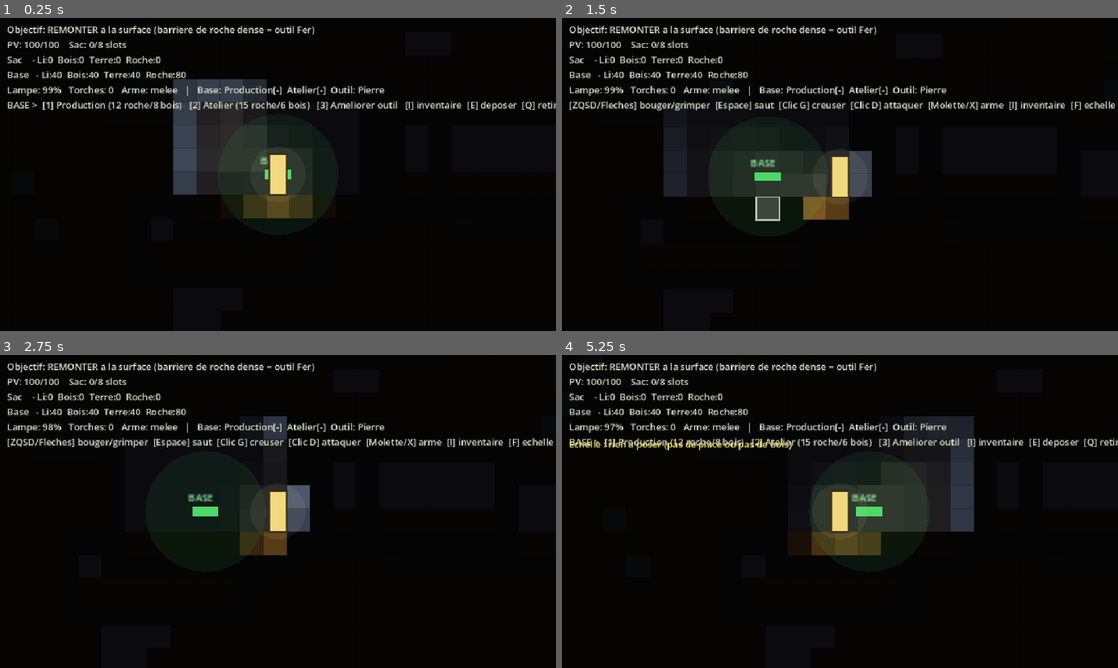
Above: before the commit, frames 1-4 (two rows, left to right).
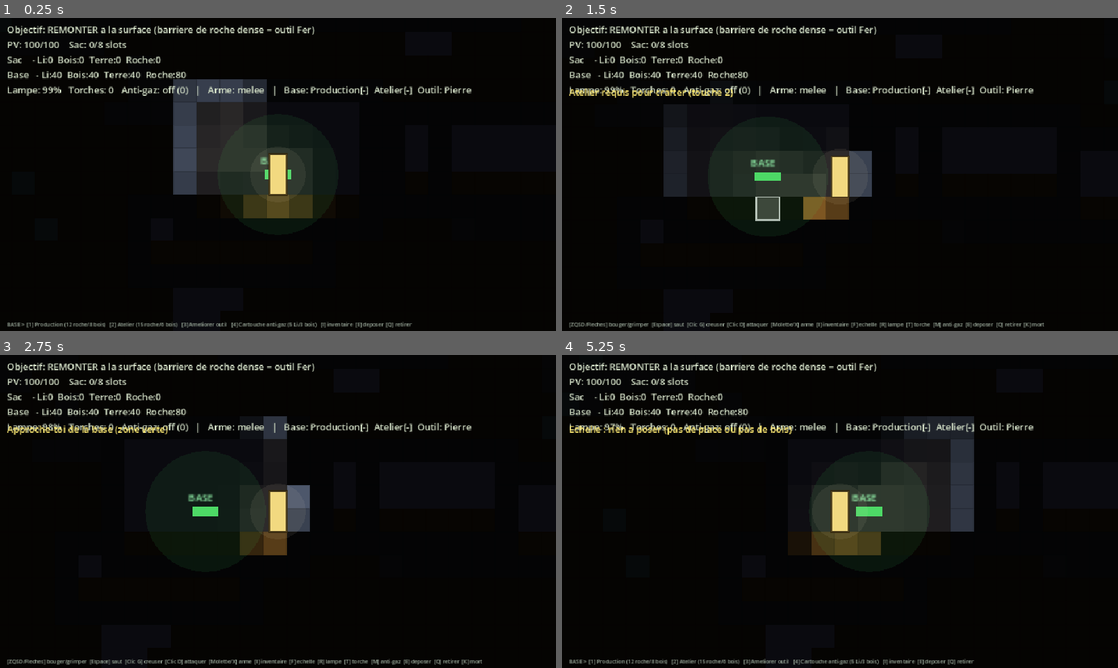
Above: after the commit, the same moments.

Repository: MrAuGIR/lesEnfouis
Game: Godot game, scene res://main.tscn
Same seed, same stepped clock (60 frames per second), same inputs: the game is played once before the commit and once after it.
Inputs (mouse positions are in pixels of both pictures, inside the frame that each line leads up to):
- Up to frame 1 (0.25 s): no input
- Up to frame 2 (1.5 s): tap Enter at 0.5 s; move the mouse to (962, 158) at 0.52 s; hold D 0.53-1.25 s; tap M at 0.6 s; click (962, 158) at 0.67 s; tap Space at 0.77 s; tap 4 at 0.8 s; drag from (728, 190) to (812, 237) at 1.27 s
- Up to frame 3 (2.75 s): move the mouse to (333, 442) at 2.02 s; hold D from 2.03 s (still down); tap M at 2.1 s; tap 4 at 2.3 s
- Up to frame 4 (5.25 s): release D at 2.75 s; tap Space at 2.75, 3.77 s; drag from (812, 574) to (673, 464) at 2.77 s; move the mouse to (1006, 558) at 3.52 s; hold A 3.53-4.25 s; tap R at 3.6 s; tap 4 at 3.8 s; drag from (673, 464) to (756, 433) at 4.27 s; move the mouse to (867, 511) at 5.02 s; hold S from 5.03 s (still down); tap F at 5.1 s; click (867, 511) at 5.17 s

The runs differ from the first frame. In frame 1, 2.9% of the frame differs, in the area x 1-100%, y 21-99%; in frame 2, 3.5%; in frame 3, 3.5%; in frame 4, 3.6%.

Commit message:
[proto] J7 gaz toxique de surface + nettoyage HUD
Gaz toxique pres de la surface (climax) : DoT continu (-9 PV/s) au-dessus de
GAS_FLOOR_ROW. Protection = eclairage anti-pollution (touche M) qui immunise tant
qu'il reste des cartouches ; chaque seconde dans le gaz en consomme. Cartouches
craftees a l'atelier (touche 4, 5 lithium + 3 bois = 25 s). Demarrage a 0 = vrai
palier (s'empile sur le gate outil Fer de la barriere). Voile gris-jaune au rendu,
indicateur + alerte au HUD.

HUD : raccourcis sortis dans un label dedie a petite police (taille 9) ancre en
bas de l'ecran ; message de resultat d'action descendu sous le bloc stats. Plus
de chevauchement.

Diff:
--- a/prototype/scripts/Game.gd
+++ b/prototype/scripts/Game.gd
@@ -102,6 +102,16 @@
 const BAND_H := 4                 # épaisseur de la barrière (tuiles)
 const EXIT_HALF := 4              # demi-largeur de la zone de SORTIE en surface (tuiles)
 
+# --- Gaz toxique de surface (climax, J7) ------------------------------------
+# Près de la surface, des gaz de pollution infligent des dégâts continus (DoT).
+# On s'en protège avec un éclairage anti-pollution : activable (touche M), il
+# rend IMMUNISÉ tant qu'il reste des cartouches, craftées à l'atelier (touche 4).
+# Chaque seconde passée dans le gaz consomme la protection (charges limitées).
+const GAS_FLOOR_ROW := AIR_ROWS + 20  # tuiles AU-DESSUS de cette rangée = zone de gaz
+const GAS_DPS := 9.0                  # PV/s perdus dans le gaz sans protection
+const ANTIPOL_PER_CHARGE := 25.0      # secondes de protection par cartouche craftée
+const COST_ANTIPOL := {"lithium": 5, "wood": 3}  # coût d'une cartouche (atelier)
+
 # Types de tuile
 const EMPTY := 0
 const DIRT := 1
@@ -136,6 +146,11 @@
 var lamp_fuel := LAMP_AUTONOMY    # carburant restant (secondes)
 var lamp_factor := 1.0            # 0..1 : intensité de la lampe selon le carburant
 var torches: Array[Vector2i] = [] # torches posées (sécurisent un chemin)
+
+# Gaz toxique (J7) : protection anti-pollution = pool de secondes (cartouches).
+var antipol_fuel := 0.0           # secondes de protection restantes
+var antipol_on := false           # éclairage anti-pollution activé ?
+var was_in_gas := false           # pour signaler l'entrée dans la zone de gaz
 
 var hp := MAX_HP
 # Stock de départ — CONFORT DE TEST (prototype) : permet de construire/améliorer
@@ -175,6 +190,7 @@
 
 var camera: Camera2D
 var hud: Label
+var hint_label: Label   # raccourcis (petite police, en bas de l'écran)
 var msg_label: Label
 var msg_t := 0.0
 var inv_ui: Control
@@ -292,10 +308,17 @@
 	hud.position = Vector2(12, 8)
 	hud.add_theme_color_override("font_color", Color(0.85, 0.9, 0.8))
 	layer.add_child(hud)
+	# Message de résultat d'action (sous le bloc stats, au-dessus des raccourcis)
 	msg_label = Label.new()
-	msg_label.position = Vector2(12, 142)
+	msg_label.position = Vector2(12, 116)
 	msg_label.add_theme_color_override("font_color", Color(1.0, 0.92, 0.45))
 	layer.add_child(msg_label)
+	# Raccourcis : petite police, ancrés en bas de l'écran (960x540)
+	hint_label = Label.new()
+	hint_label.add_theme_font_size_override("font_size", 9)
+	hint_label.add_theme_color_override("font_color", Color(0.62, 0.68, 0.62))
+	hint_label.position = Vector2(12, 522)
+	layer.add_child(hint_label)
 	# Calque d'inventaire (plein écran, masqué par défaut)
 	inv_ui = preload("res://scripts/InvUI.gd").new()
 	inv_ui.game = self
@@ -320,11 +343,16 @@
 	var obj := "Objectif: REMONTER a la surface (barriere de roche dense = outil Fer)"
 	if won:
 		obj = "*** SORTI ! Tu as rejoint la surface ***"
+	elif _in_gas():
+		obj += ("   [GAZ: protege]" if (antipol_on and antipol_fuel > 0.0) else "   !! GAZ TOXIQUE : -PV !!")
 	var weap := "Arme: melee" if weapon == 0 else "Arme: feu (%d mun.)" % ammo
-	var hint := "[ZQSD/Fleches] bouger/grimper  [Espace] saut  [Clic G] creuser  [Clic D] attaquer  [Molette/X] arme  [I] inventaire  [F] echelle  [R] lampe  [T] torche  [E] deposer  [Q] retirer  [K] mort"
+	var antigas := "Anti-gaz: %s (%d)" % ["ON" if antipol_on else "off", _antipol_charges()]
+	var hint := "[ZQSD/Fleches] bouger/grimper  [Espace] saut  [Clic G] creuser  [Clic D] attaquer  [Molette/X] arme  [I] inventaire  [F] echelle  [R] lampe  [T] torche  [M] anti-gaz  [E] deposer  [Q] retirer  [K] mort"
 	if _near_base():
-		hint = "BASE >  [1] Production (12 roche/8 bois)   [2] Atelier (15 roche/6 bois)   [3] Ameliorer outil   [I] inventaire  [E] deposer  [Q] retirer"
-	hud.text = "%s\nPV: %d/%d    %s\nSac    - Li:%d  Bois:%d  T …(63 unchanged characters)… nLampe: %d%%   Torches: %d   %s   |   %s\n%s" % [obj, int(hp), int(MAX_HP), bagline, _bag_count(LITHIUM), _bag_count(WOOD), _bag_count(DIRT), _bag_count(ROCK), store_lithium, store_wood, store_dirt, store_rock, int(lamp_fuel / LAMP_AUTONOMY * 100.0), torches.size(), weap, base_line, hint]
+		hint = "BASE >  [1] Production (12 roche/8 bois)   [2] Atelier (15 roche/6 bois)   [3] Ameliorer outil   [4] Cartouche anti-gaz (5 Li/3 bois)   [I] inventaire  [E] deposer  [Q] retirer"
+	hud.text = "%s\nPV: %d/%d    %s\nSac    - Li:%d  Bois:%d  T …(63 unchanged characters)… nLampe: %d%%   Torches: %d   %s   |   %s   |   %s" % [obj, int(hp), int(MAX_HP), bagline, _bag_count(LITHIUM), _bag_count(WOOD), _bag_count(DIRT), _bag_count(ROCK), store_lithium, store_wood, store_dirt, store_rock, int(lamp_fuel / LAMP_AUTONOMY * 100.0), torches.size(), antigas, weap, base_line]
+	if hint_label:
+		hint_label.text = hint
 
 # --- Boucle -----------------------------------------------------------------
 func _physics_process(delta: float) -> void:
@@ -338,6 +366,7 @@
 	_deplete_lamp(delta)
 	_produce(delta)
 	_check_exit()
+	_update_gas(delta)
 	_update_combat(delta)
 	_handle_dig(delta)
 	_update_flashes(delta)
@@ -367,6 +396,54 @@
 func _deplete_lamp(delta: float) -> void:
 	lamp_fuel = maxf(0.0, lamp_fuel - delta)
 	lamp_factor = clampf(lamp_fuel / LAMP_LOW, 0.0, 1.0)
+
+# --- Gaz toxique de surface -------------------------------------------------
+func _in_gas() -> bool:
+	return int(floor(pos.y / TILE)) < GAS_FLOOR_ROW
+
+func _antipol_charges() -> int:
+	return int(ceil(antipol_fuel / ANTIPOL_PER_CHARGE))
+
+func _toggle_antipol() -> void:
+	if antipol_fuel <= 0.0:
+		antipol_on = false
+		_flash_msg("Aucune cartouche anti-gaz (craft a l'atelier : touche 4)")
+		return
+	antipol_on = not antipol_on
+	_flash_msg("Anti-pollution : %s" % ("ACTIVE" if antipol_on else "coupe"))
+
+func _craft_antipol() -> void:
+	if not _near_base():
+		_flash_msg("Approche-toi de la base (zone verte)")
+		return
+	if not has_workshop:
+		_flash_msg("Atelier requis pour crafter (touche 2)")
+		return
+	if not _can_pay(COST_ANTIPOL):
+		_flash_msg("Pas assez en base : il faut 5 lithium + 3 bois")
+		return
+	_pay(COST_ANTIPOL)
+	antipol_fuel += ANTIPOL_PER_CHARGE
+	_flash_msg("Cartouche anti-gaz craftee (%d). Activer : touche M." % _antipol_charges())
+	_update_hud()
+
+func _update_gas(delta: float) -> void:
+	var in_gas := _in_gas()
+	var protected := false
+	if in_gas and antipol_on and antipol_fuel > 0.0:
+		antipol_fuel = maxf(0.0, antipol_fuel - delta)
+		protected = true
+		if antipol_fuel <= 0.0:
+			antipol_on = false
+			_flash_msg("Cartouches anti-gaz EPUISEES !")
+	if in_gas and not protected:
+		_damage(GAS_DPS * delta)
+	if in_gas and not was_in_gas:
+		if protected:
+			_flash_msg("Zone de gaz toxique : protection anti-pollution active")
+		else:
+			_flash_msg("!! GAZ TOXIQUE !! Active l'anti-pollution (M) ou redescends")
+	was_in_gas = in_gas
 
 func _input(event: InputEvent) -> void:
 	if event is InputEventKey and event.pressed and not event.echo:
@@ -390,6 +467,10 @@
 			_toggle_inventory()
 		elif event.keycode == KEY_X or event.physical_keycode == KEY_X:
 			_swap_weapon()
+		elif event.keycode == KEY_M or event.physical_keycode == KEY_M:
+			_toggle_antipol()
+		elif event.keycode == KEY_4 or event.physical_keycode == KEY_4:
+			_craft_antipol()
 		elif event.keycode == KEY_K:
 			_damage(MAX_HP)   # mort de test
 	elif event is InputEventMouseButton and event.pressed:
@@ -1345,6 +1426,13 @@
 				col = c_hard
 			draw_rect(rect, Color(col.r * b, col.g * b, col.b * b))
 			draw_rect(rect, Color(0, 0, 0, 0.15 * b), false, 1.0)
+	# Voile de gaz toxique (gris-jaune) sur la zone de surface, au-dessus de GAS_FLOOR_ROW
+	var gas_top := float((pty - ry) * TILE)
+	var gas_bot := minf(float(GAS_FLOOR_ROW * TILE), float((pty + ry) * TILE))
+	if gas_bot > gas_top:
+		var gx := float((ptx - rx) * TILE)
+		var gw := float((rx * 2) * TILE)
+		draw_rect(Rect2(Vector2(gx, gas_top), Vector2(gw, gas_bot - gas_top)), Color(0.65, 0.62, 0.20, 0.16))
 	# Éclats de creusage (feedback de cassage)
 	for f in flashes:
 		var a: float = clampf(f.t / 0.18, 0.0, 1.0)
